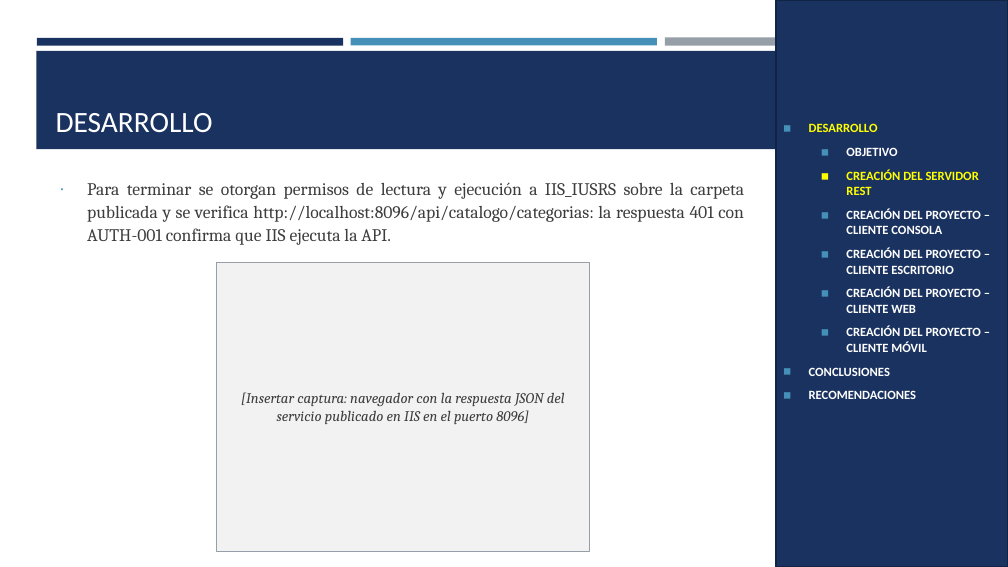
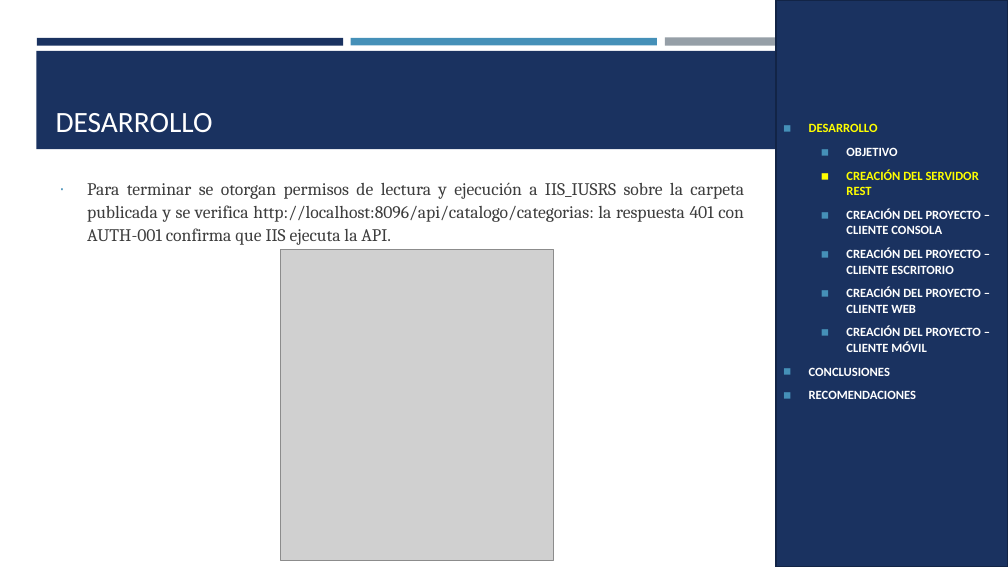
Before and after one commit to Teo344/Arquitectura_GRUPO03, a slide deck: slide 22 of TI.1.4. PAO202651_RESTFUL_DOTNET_SINBDD_NRC36884_GR03/05. DOCUMENTACION/PRESENTACION TI.1.4. RESTFUL sin BDD en DOTNET GR03.pptx. Drawn at 1008x567 pixels with LibreOffice and Linux fonts; fonts in the diff are those of the drawing; grey boxes stand for pictures. Boxes give left, top, right and bottom in pixels: in the first picture for what was removed or moved away, otherwise in the second. Text is boxed around its words. In the diff, an @@ line names an element or a change of style, - is before the commit and + after.

```diff
--- a/TI.1.4. PAO202651_RESTFUL_DOTNET_SINBDD_NRC36884_GR03/05. DOCUMENTACION/PRESENTACION TI.1.4. RESTFUL sin BDD en DOTNET GR03.pptx
+++ b/TI.1.4. PAO202651_RESTFUL_DOTNET_SINBDD_NRC36884_GR03/05. DOCUMENTACION/PRESENTACION TI.1.4. RESTFUL sin BDD en DOTNET GR03.pptx
@@ rectangle removed at [217,262,590,551] @@
-[Insertar captura: navegador con la respuesta JSON del servicio publicado en IIS en el puerto 8096]
@@ picture added at [281,250,554,560] @@
```
Also in this commit, not shown: 25 other slides changed, 3 slides removed, 1 other file.
